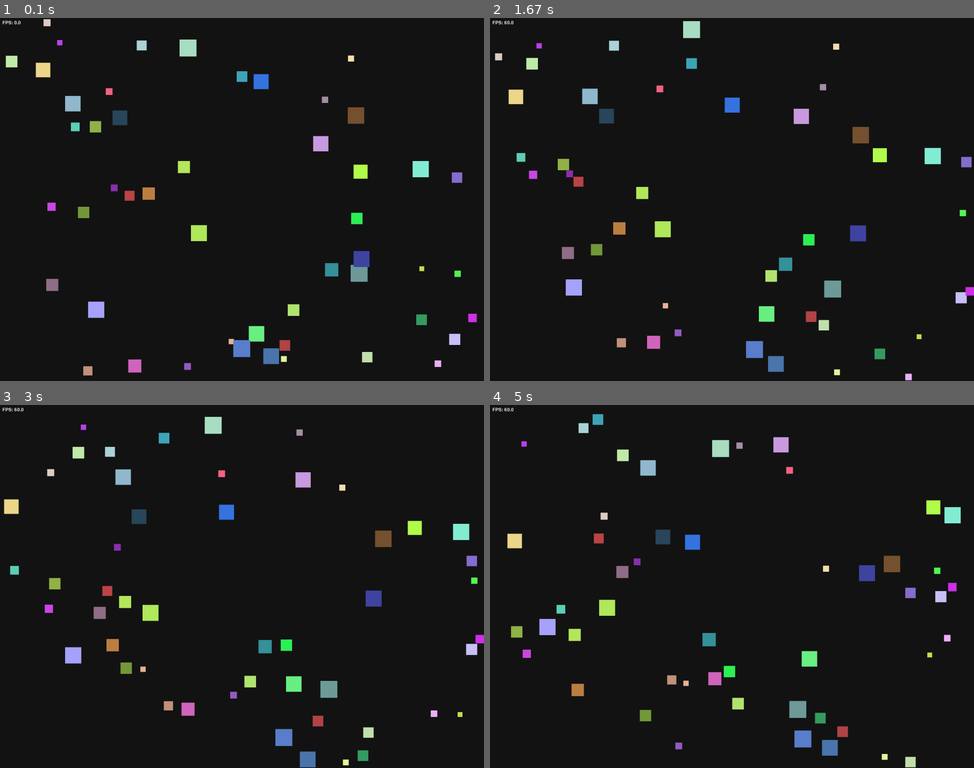
Above: before the commit, frames 1-4 (two rows, left to right).
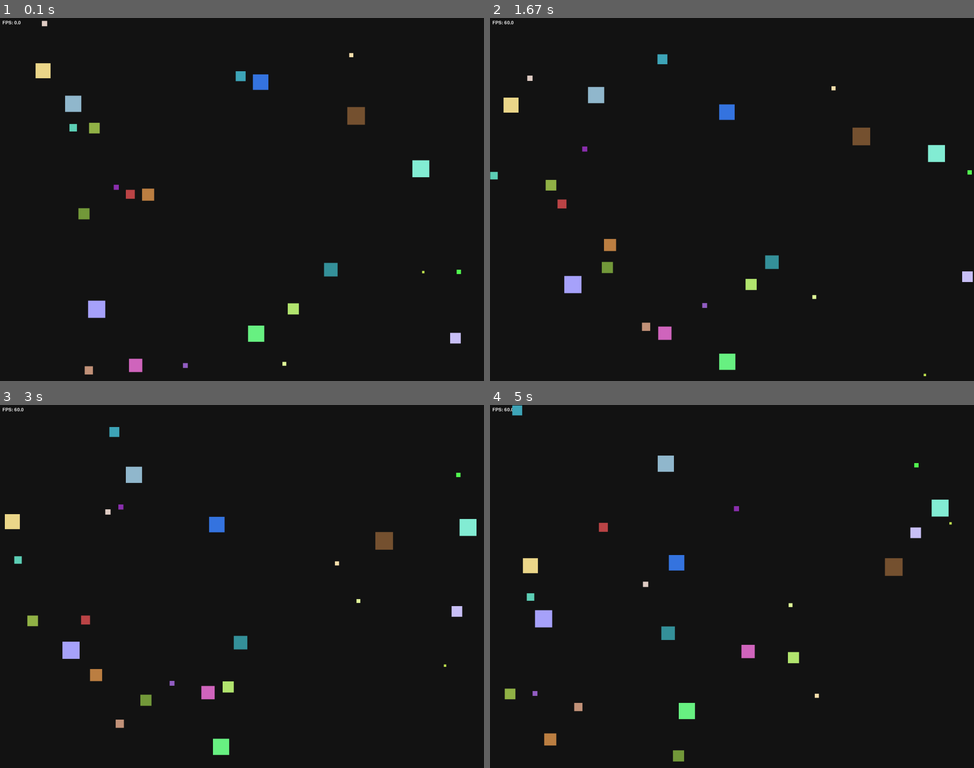
Above: after the commit, the same moments.

Repository: Meaow-09/lab8-pygame
Game: pygame game, started from main.py
Two runs of this game, one before a commit and one after it. Both use one fixed random seed, a clock stepped at 60 frames per second and the inputs below.
Inputs:
- Up to frame 1 (0.1 s): no input
- Up to frame 2 (1.67 s): no input
- Up to frame 3 (3 s): no input
- Up to frame 4 (5 s): no input

The runs differ from the first frame. In frame 1, 2.9% of the frame differs, in the area x 1-99%, y 0-99%; in frame 2, 5.2%; in frame 3, 5.5%; in frame 4, 5.8%, in the area x 3-98%, y 0-100%.

Commit message:
lab 10-0

Diff:
--- a/main.py
+++ b/main.py
@@ -5,17 +5,17 @@
 WIDTH = 2000
 HEIGHT = 1500
 FPS = 60
-SQUARE_COUNT = 50
+SQUARE_COUNT = 25
 BACKGROUND_COLOR = (20, 20, 20)
 MIN_SPEED = 1.0
-MAX_SPEED = 3.0
-MIN_SQUARE_SIZE = 20
-MAX_SQUARE_SIZE = 70
-MIN_FLEE_DISTANCE = 20
+MAX_SPEED = 5.0
+MIN_SQUARE_SIZE = 10
+MAX_SQUARE_SIZE = 75
+MIN_FLEE_DISTANCE = 30
 
 
 def init_game() -> tuple[pygame.Surface, pygame.time.Clock]:
-    """Initialize pygame and create main objects."""
+    """Initialize Pygame and return the screen surface and frame clock."""
     pygame.init()
     screen = pygame.display.set_mode((WIDTH, HEIGHT))
     pygame.display.set_caption("Moving Squares Skeleton")
@@ -24,7 +24,7 @@
 
 
 def speed_from_size(size: int) -> float:
-    """Map smaller sizes to faster speed and bigger sizes to slower speed."""
+    """Map a square size to a speed value: smaller squares move faster."""
     size_range = MAX_SQUARE_SIZE - MIN_SQUARE_SIZE
     if size_range <= 0:
         return MIN_SPEED
@@ -34,7 +34,7 @@
 
 
 def create_squares(count: int) -> list[dict]:
-    """Create squares at random positions with random non-zero velocities."""
+    """Create square dictionaries with random size, color, position, and velocity."""
     squares = []
 
     for _ in range(count):
@@ -65,7 +65,7 @@
 
 
 def handle_events() -> bool:
-    """Process user input and return whether the app should keep running."""
+    """Process user input and return False when the user asks to quit."""
     for event in pygame.event.get():
         if event.type == pygame.QUIT:
             return False
@@ -75,8 +75,8 @@
     return True
 
 
-def calculator(square: dict, list_squares: list, square_index: int):
-    """Return the direction vector away from the closest larger square."""
+def find_flee_direction(square: dict, list_squares: list, square_index: int):
+    """Return a vector pointing away from the closest larger square nearby."""
     square_center_x = square["x"] + square["size"] / 2
     square_center_y = square["y"] + square["size"] / 2
     direction = None
@@ -105,8 +105,9 @@
 
 
 def flee(square: dict, list_squares: list, square_index: int):
+    """Adjust a square's velocity so it keeps its speed while fleeing."""
     speed = (square["vx"] ** 2 + square["vy"] ** 2) ** 0.5
-    direction = calculator(square, list_squares, square_index)
+    direction = find_flee_direction(square, list_squares, square_index)
     if direction is not None:
         speed_direction = (direction[0] ** 2 + direction[1] ** 2) ** 0.5
         # if square["size"] > (MAX_SQUARE_SIZE + MIN_SQUARE_SIZE) / 2:
@@ -120,7 +121,8 @@
 
 
 def update_squares(squares: list[dict]) -> None:
-    """Move each square and bounce it when it reaches a screen edge."""
+    """Move the squares, bounce on edges, then apply flee behavior."""
+    # Snapshot the current positions first so flee checks use the same frame state.
     list_squares = [(square["x"], square["y"], square["size"]) for square in squares]
 
     for square in squares:
@@ -147,7 +149,7 @@
 
 
 def draw_scene(screen: pygame.Surface, squares: list[dict], hud_font, fps) -> None:
-    """Render all game objects."""
+    """Clear the screen, draw the HUD, and render every square."""
     screen.fill(BACKGROUND_COLOR)
     text = hud_font.render(f"FPS: {fps:.1f}", True, (240, 240, 240))
     screen.blit(text, (10, 10))
@@ -160,12 +162,11 @@
 
 
 def run_loop(screen: pygame.Surface, clock: pygame.time.Clock, squares: list[dict]) -> None:
-    """Main loop that coordinates events, updates, and rendering."""
+    """Run the main frame loop: input, update, draw, then tick the clock."""
     running = True
+    hud_font = pygame.font.SysFont(None, 28)
     while running:
-        hud_font = pygame.font.SysFont(None, 28)
         fps = clock.get_fps()
-
         running = handle_events()
         update_squares(squares)
         draw_scene(screen, squares, hud_font, fps)
@@ -173,7 +174,7 @@
 
 
 def main() -> None:
-    """Program entrypoint."""
+    """Program entrypoint for the square animation demo."""
     screen, clock = init_game()
     squares = create_squares(SQUARE_COUNT)
 
Not shown, changed: README.md
Not shown, changed: JOURNAL.md
Not shown, removed: code_explorer_dashboard.html
Not shown, added: docs/code_explorer.html
